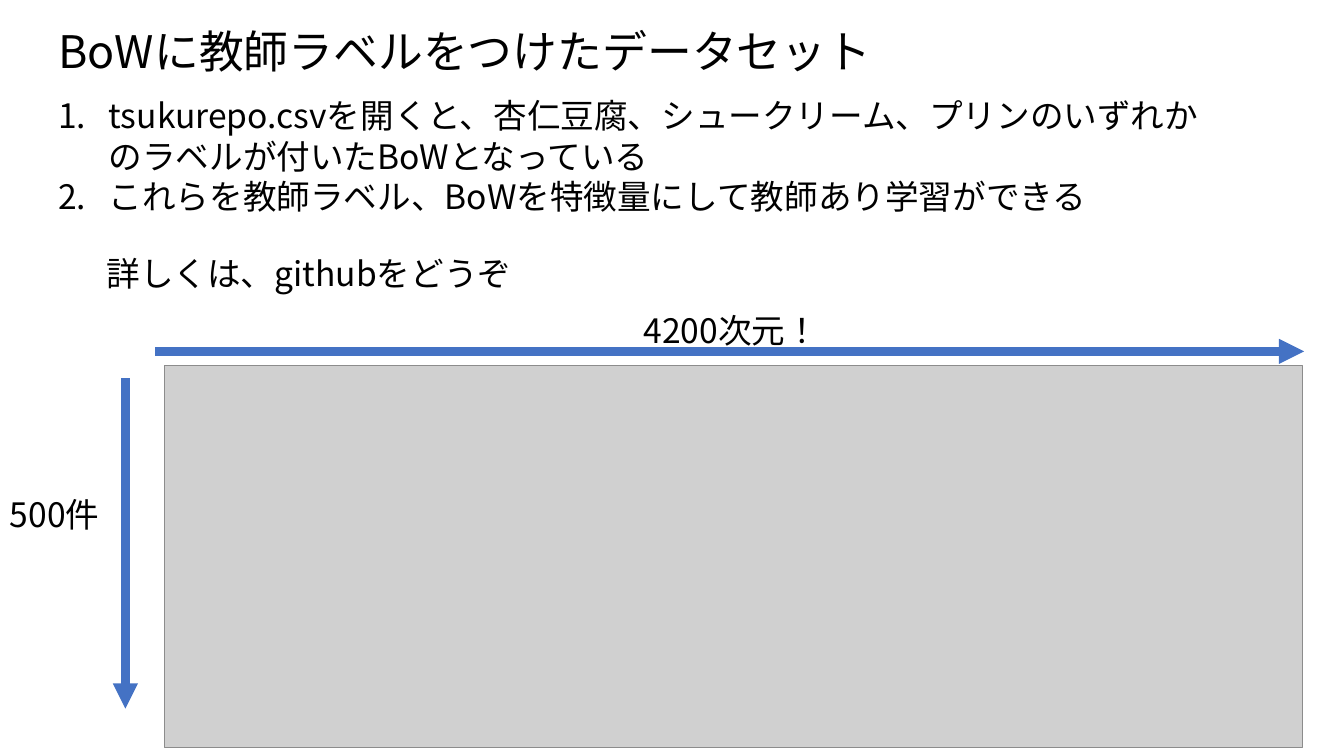
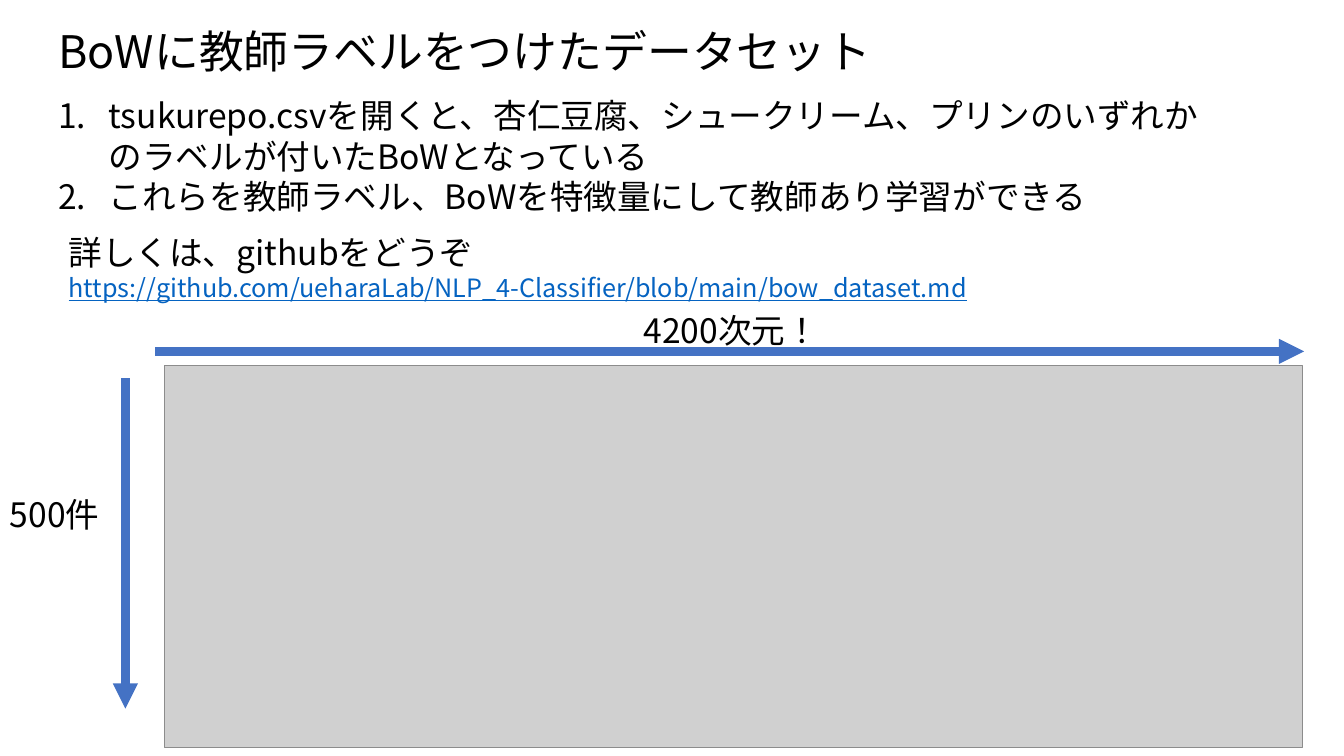
Before and after one commit to ueharaLab/NLP_4-Classifier, a slide deck: slide 2 of NLP_4 Classifier.pptx. Drawn at 1344x756 pixels with LibreOffice and Linux fonts; fonts in the diff are those of the drawing; grey boxes stand for pictures. Boxes give left, top, right and bottom in pixels: in the first picture for what was removed or moved away, otherwise in the second. Text is boxed around its words. In the diff, an @@ line names an element or a change of style, - is before the commit and + after.

Commit message:
114

```diff
--- a/NLP_4 Classifier.pptx
+++ b/NLP_4 Classifier.pptx
@@ text "詳しくは、githubをどうぞ" moved from (x1=107, y1=258, x2=512, y2=295) to (x1=69, y1=237, x2=474, y2=274) @@
@@ text added at (x1=69, y1=271, x2=967, y2=303), 18 pt, text #0563C1, underline @@
+https://github.com/ueharaLab/NLP_4-Classifier/blob/main/bow_dataset.md
```
Also in this commit, not shown: 3 other slides changed.
